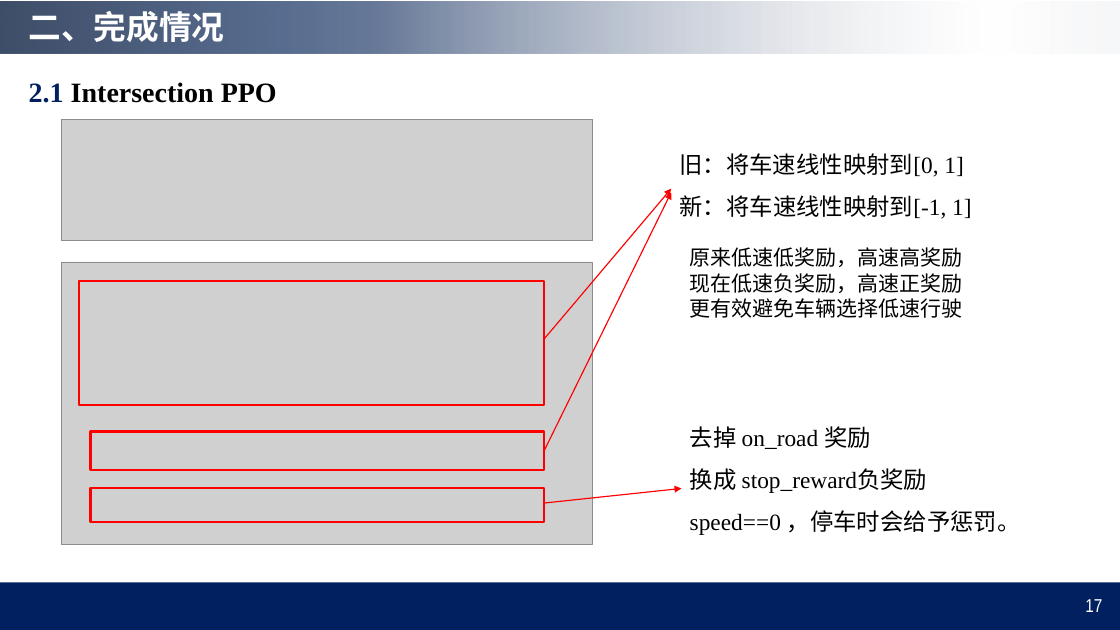
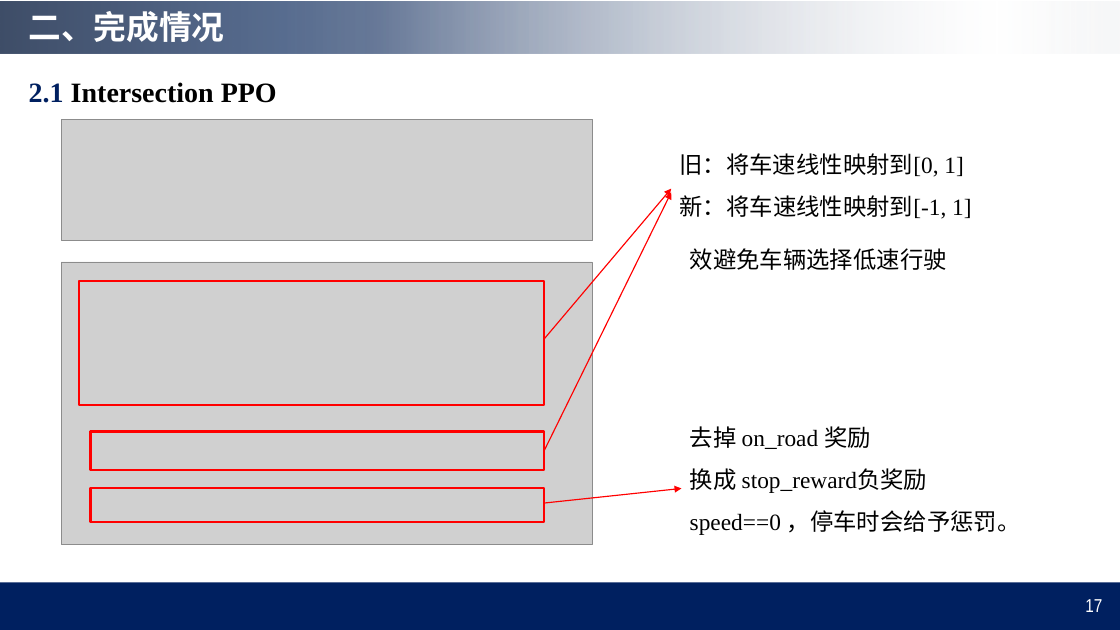
Before and after one commit to QinCheng0928/RL, a slide deck: slide 17 of 组会汇报.pptx. Drawn at 1120x630 pixels with LibreOffice and Linux fonts; fonts in the diff are those of the drawing; grey boxes stand for pictures; background and template pictures are left out. Boxes give left, top, right and bottom in pixels: in the first picture for what was removed or moved away, otherwise in the second. Text is boxed around its words. In the diff, an @@ line names an element or a change of style, - is before the commit and + after.

```diff
--- a/组会汇报.pptx
+++ b/组会汇报.pptx
@@ text at (690, 248, 947, 270): text changed; size 18 to 20 pt; font Arial Narrow to Times New Roman @@
-原来低速低奖励，高速高奖励
-现在低速负奖励，高速正奖励
-更有效避免车辆选择低速行驶
+效避免车辆选择低速行驶
```
Also in this commit, not shown: 1 other file.
